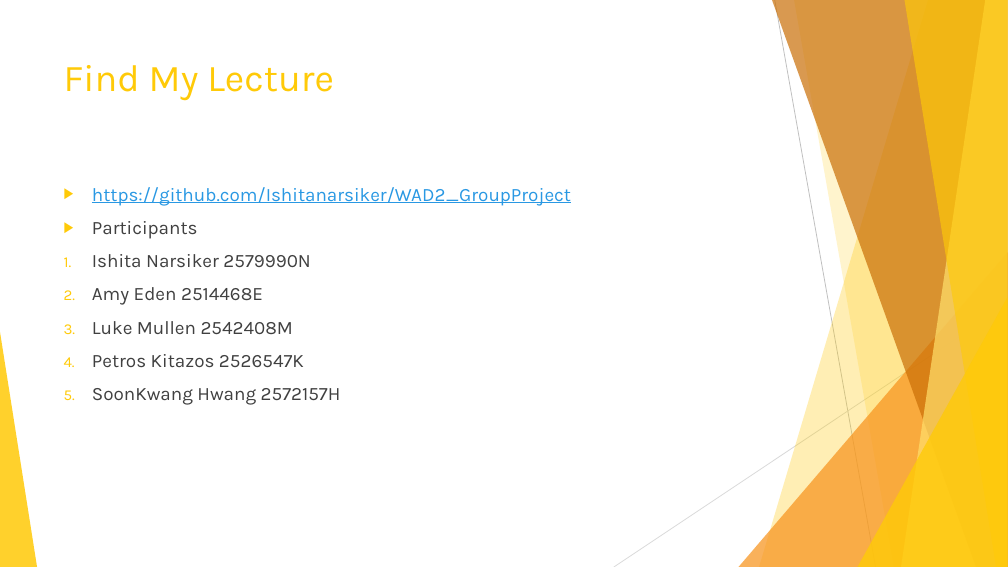
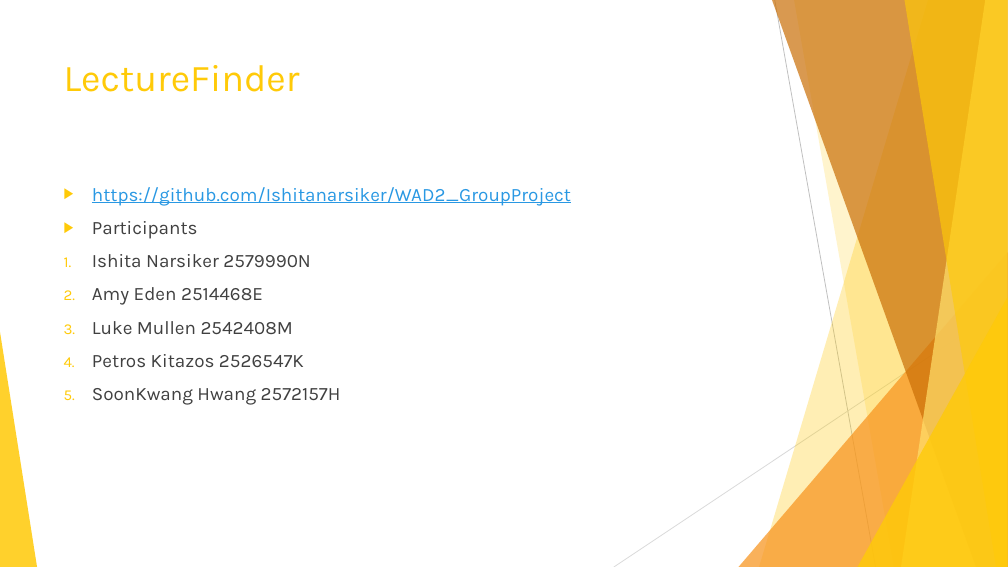
Before and after one commit to Ishitanarsiker/WAD2_GroupProject, a slide deck: slide 2 of Presentation.pptx (slide 10 before the commit). Drawn at 1008x567 pixels with LibreOffice and Linux fonts; fonts in the diff are those of the drawing. Boxes give left, top, right and bottom in pixels: in the first picture for what was removed or moved away, otherwise in the second. Text is boxed around its words. In the diff, an @@ line names an element or a change of style, - is before the commit and + after.

```diff
--- a/Presentation.pptx
+++ b/Presentation.pptx
@@ title at bbox=[64, 65, 300, 92]: text changed @@
-Find My Lecture
+LectureFinder
```
Also in this commit, not shown: 2 other slides changed, 15 other files.
